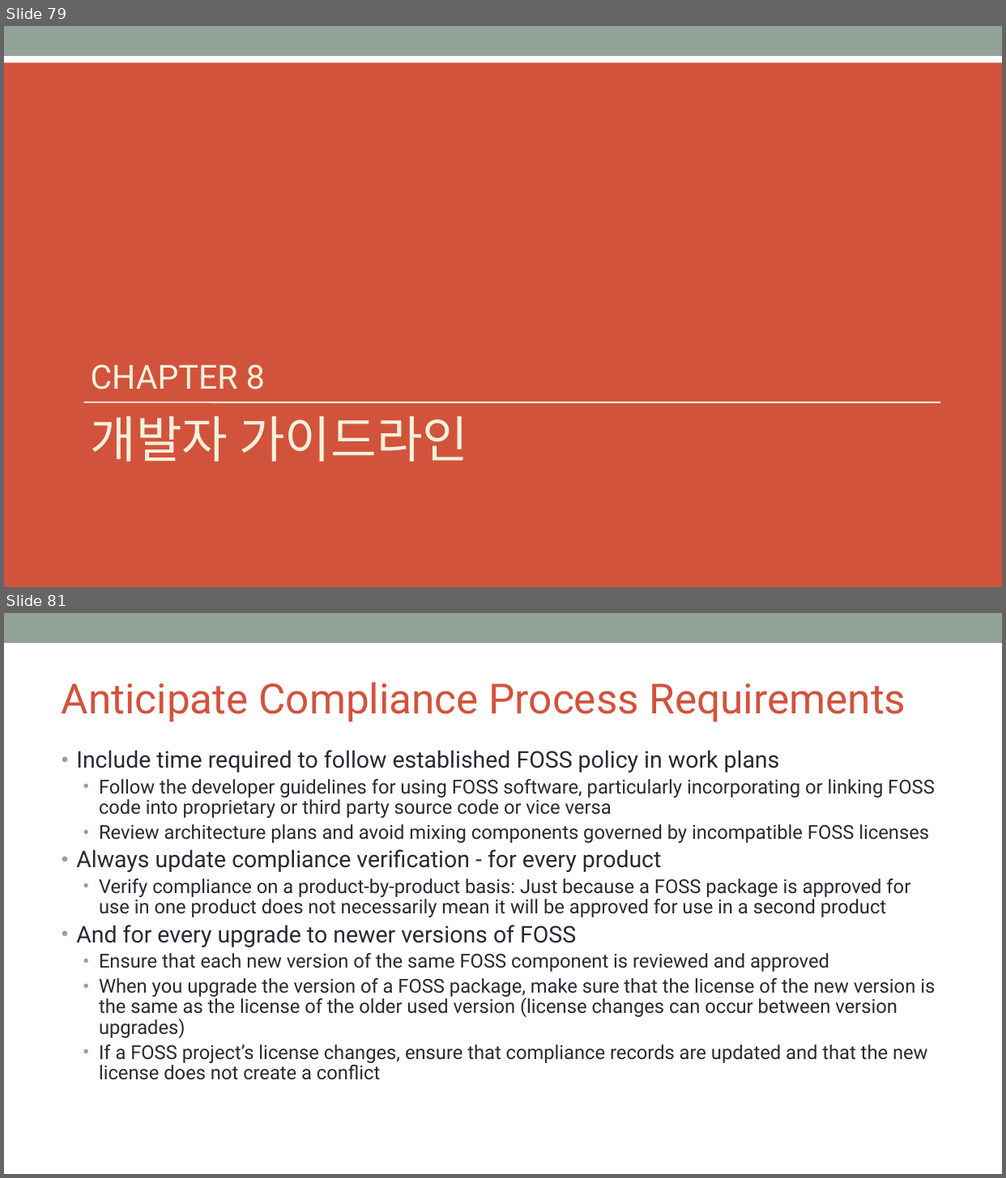
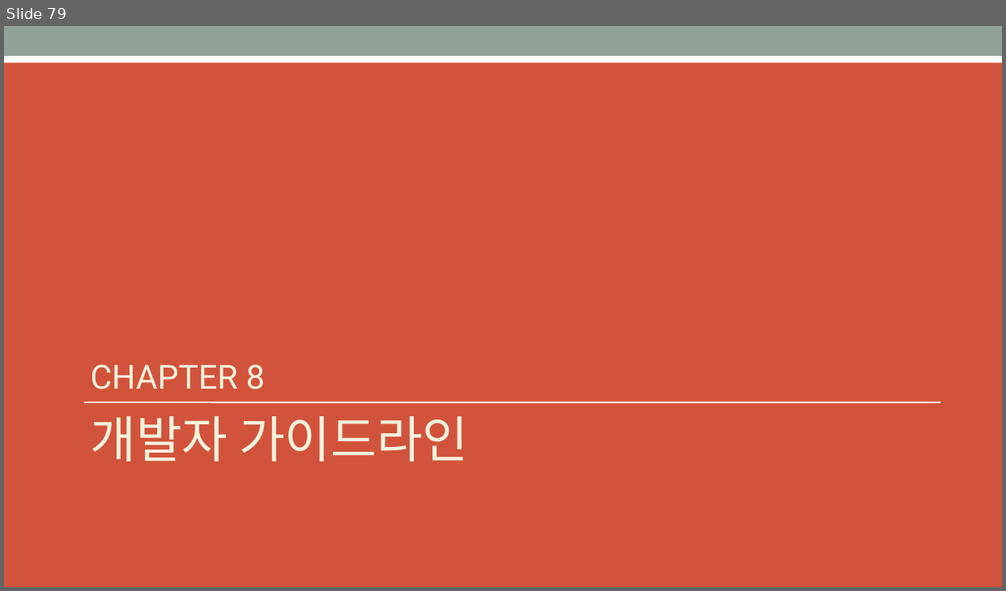
Before and after one commit to OpenChain-KWG/Curriculum-Translation-KR, a slide deck: target/slides/openchain-curriculum-for-1-1.pptx. Shown one above the other, each under a label of ours: slides 79 and 81 before the commit, slide 79 after it; the slides between them are not shown. The pictures are 1006x1178 and 1006x591 pixels, drawn with LibreOffice and Linux fonts; fonts in the diff are those of the drawing; background and template pictures are left out. Boxes give left, top, right and bottom in pixels: in the first picture for what was removed or moved away, otherwise in the second. Text is boxed around its words. In the diff, an @@ line names an element or a change of style, - is before the commit and + after.

```diff
--- a/target/slides/openchain-curriculum-for-1-1.pptx
+++ b/target/slides/openchain-curriculum-for-1-1.pptx
@@ slide 81 removed at (x1=4, y1=613, x2=1002, y2=1174), background #FFFFFF; not listed: 1 template element that a slide beside it also shows @@
@@ title removed at (x1=62, y1=682, x2=906, y2=722) @@
-Anticipate Compliance Process Requirements
@@ text removed at (x1=76, y1=750, x2=935, y2=1080) @@
-• Include time required to follow established FOSS policy in work plans
-  • Follow the developer guidelines for using FOSS software, particularly incorporating or linking FOSS code into proprietary or third party source code or vice versa
-  • Review architecture plans and avoid mixing components governed by incompatible FOSS licenses
-• Always update compliance verification - for every product
-  • Verify compliance on a product-by-product basis: Just because a FOSS package is approved for use in one product does not necessarily mean it will be approved for use in a second product
-• And for every upgrade to newer versions of FOSS
-  • Ensure that each new version of the same FOSS component is reviewed and approved
-  • When you upgrade the version of a FOSS package, make sure that the license of the new version is the same as the license of the older used version (license changes can occur between version upgrades)
-  • If a FOSS project’s license changes, ensure that compliance records are updated and that the new license does not create a conflict
```
Also in this commit, not shown: 6 slides changed, 13 slides added, 12 other slides removed, 7 other files.
